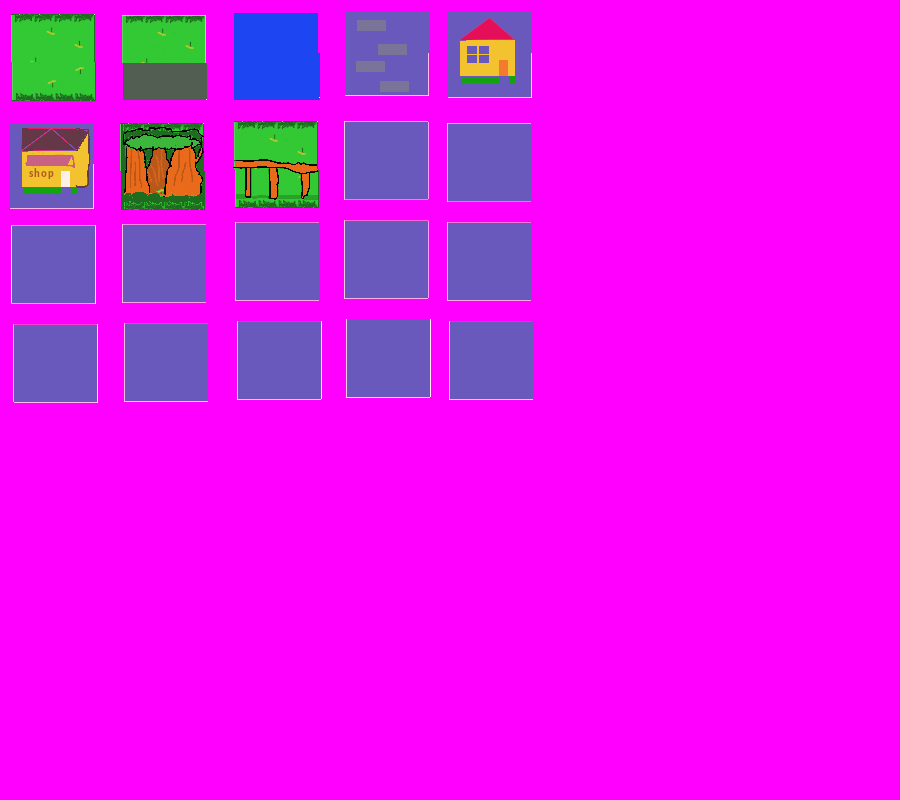
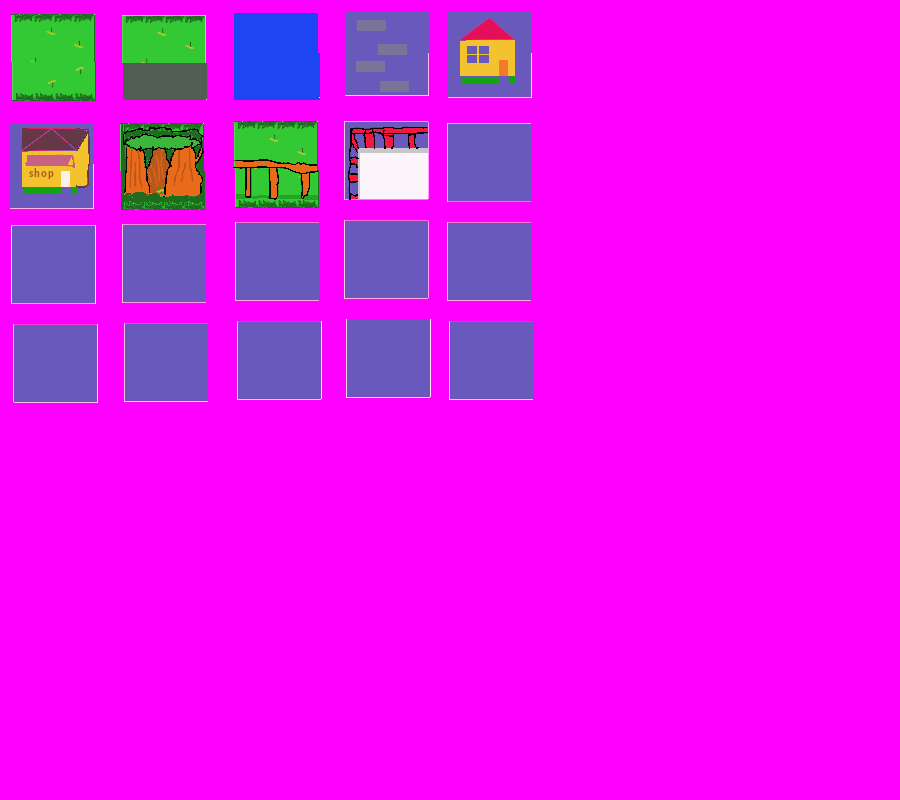
Two versions of the same layered image (900x800). Layer-by-layer changes:
painted on "mapa.bmp" over [348,126,428,200]
